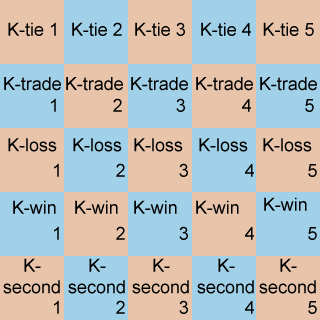
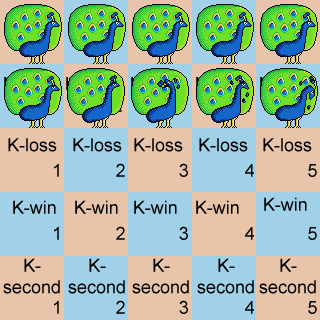
Comparing the layer stacks of the two 320px x 320px images. Changes:
added group "ties" with 30 layers above "trade" over (4, 4, 318, 64)
added group "5" (1st of 2, in "ties") with 5 layers in group "ties" over (260, 4, 318, 64)
added layer "Layer 8" (1st of 10, in "ties" › "5") in group "5" over (260, 4, 318, 64)
added group "4" (1st of 2, in "ties") with 5 layers in group "ties" over (196, 4, 254, 64)
added layer "Layer 8" (2nd of 10, in "ties" › "4") in group "4" over (196, 4, 254, 64)
added group "3" (1st of 2, in "ties") with 5 layers in group "ties" over (132, 4, 190, 64)
added layer "Layer 8" (3rd of 10, in "ties" › "3") in group "3" over (132, 4, 190, 64)
added group "2" (1st of 2, in "ties") with 5 layers in group "ties" over (68, 4, 126, 64)
added layer "Layer 8" (4th of 10, in "ties" › "2") in group "2" over (68, 4, 126, 64)
added group "1" (1st of 2, in "ties") with 5 layers in group "ties" over (4, 4, 62, 64)
added layer "Layer 8" (5th of 10, in "ties" › "1") in group "1" over (4, 4, 62, 64)
added group "trade" with 30 layers above "Layer 5" over (4, 68, 318, 128)
added group "5" (2nd of 2, in "trade") with 5 layers in group "trade" over (260, 68, 318, 128)
added layer "Layer 8" (6th of 10, in "trade" › "5") in group "5" over (260, 68, 318, 128)
added group "4" (2nd of 2, in "trade") with 5 layers in group "trade" over (196, 68, 254, 128)
added layer "Layer 8" (7th of 10, in "trade" › "4") in group "4" over (196, 68, 254, 128)
added group "3" (2nd of 2, in "trade") with 5 layers in group "trade" over (131, 68, 189, 128)
added layer "Layer 8" (8th of 10, in "trade" › "3") in group "3" over (131, 68, 189, 128)
added group "2" (2nd of 2, in "trade") with 5 layers in group "trade" over (67, 68, 125, 128)
added layer "Layer 8" (9th of 10, in "trade" › "2") in group "2" over (67, 68, 125, 128)
added group "1" (2nd of 2, in "trade") with 5 layers in group "trade" over (4, 68, 62, 128)
…and 32 more changes (32 added)
